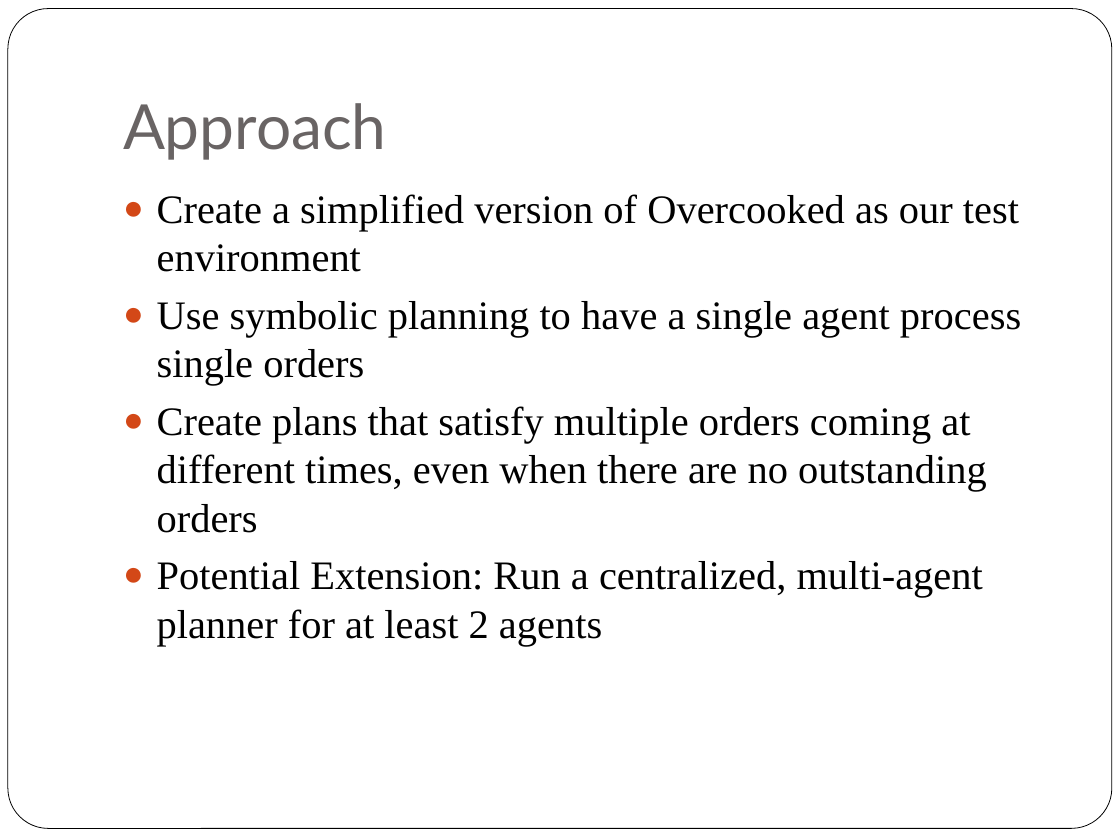
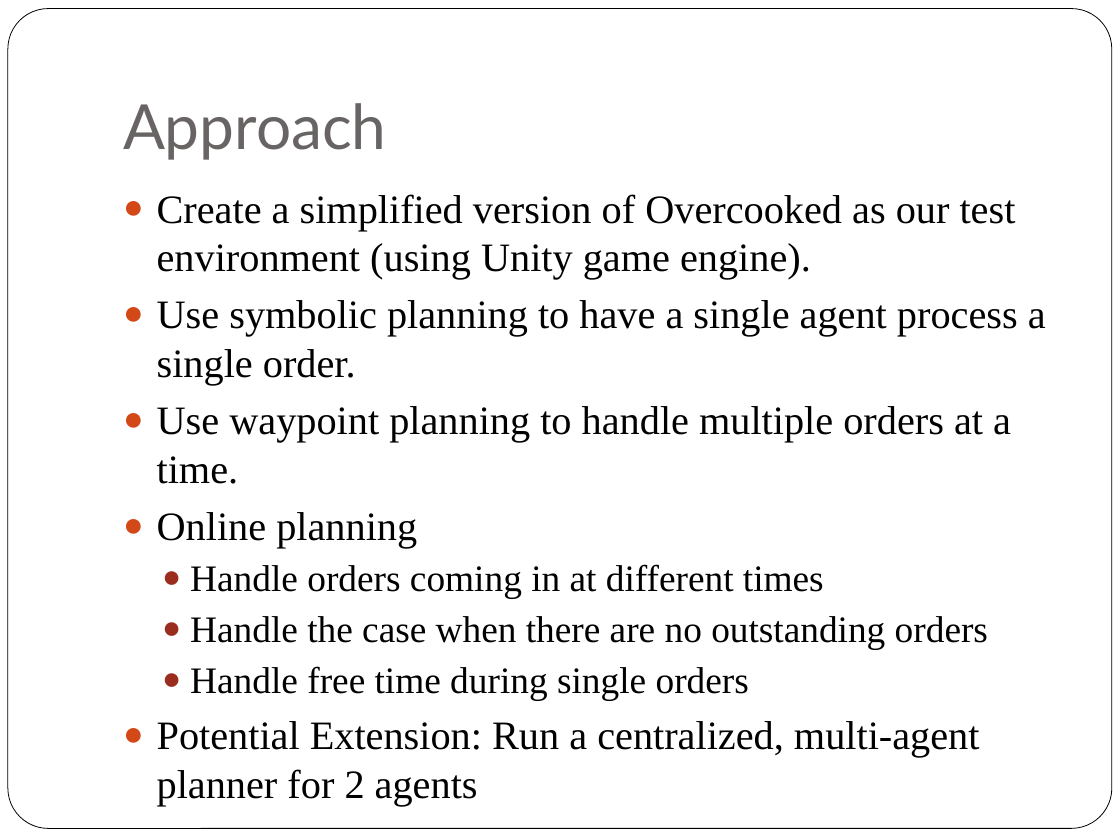
Before and after one commit to FourSwordKirby/OvercookedAI, a slide deck: slide 4 of Overcooked AI.pptx. Drawn at 1120x840 pixels with LibreOffice and Linux fonts; fonts in the diff are those of the drawing. Boxes give left, top, right and bottom in pixels: in the first picture for what was removed or moved away, otherwise in the second. Text is boxed around its words. In the diff, an @@ line names an element or a change of style, - is before the commit and + after.

Commit message:
Added related works. Picked both titles. Changed bullets on Approach slightly.

```diff
--- a/Overcooked AI.pptx
+++ b/Overcooked AI.pptx
@@ text at (x1=157, y1=194, x2=1046, y2=758): text changed; size 26 to 25.9 pt @@
-● Create a simplified version of Overcooked as our test environment
-● Use symbolic planning to have a single agent process single orders
-● Create plans that satisfy multiple orders coming at different times, even when there are no outstanding orders
-● Potential Extension: Run a centralized, multi-agent planner for at least 2 agents
+● Create a simplified version of Overcooked as our test environment (using Unity game engine).
+● Use symbolic planning to have a single agent process a single order.
+● Use waypoint planning to handle multiple orders at a time.
+● Online planning
+  ● Handle orders coming in at different times
+  ● Handle the case when there are no outstanding orders
+  ● Handle free time during single orders
+● Potential Extension: Run a centralized, multi-agent planner for 2 agents
```
Also in this commit, not shown: 3 other slides changed.
